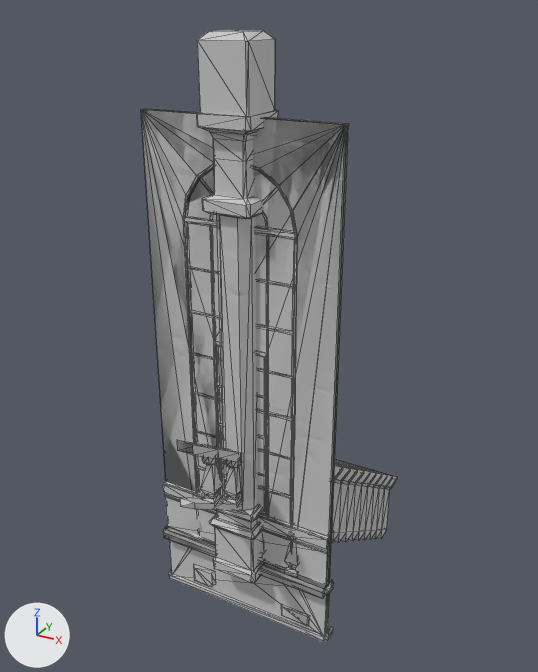
An edit to the FBX model Assets/Resources/CreVox/ArtResources/01relic/B02/FBX/B02.FBX, drawn before and after from the same camera.
Before and after are seen from a camera (50 mm lens) standing at (5.06, -8.39, 8.24) and looking at (0.02, 0.79, 3.66). Arrows for +X, +Y and +Z are at lower left; the lights stay in place. Mesh edges are drawn as thin lines on the coarser meshes. Objects named as collision shapes, trigger or cutter boxes, shadow casters or lower levels of detail are left out. Where no turn or scale is listed for an object, it has been applied to the vertices. Vertices at the same position are counted once.

Before the edit, the objects in view are built like this:
```python
me_mesh = bpy.data.meshes.new('Mesh')
me_mesh.from_pydata(...)  # 192 vertices, 370 faces; spans x -0.42..0.42, y -0.42..0.42, z -0.1..8.0
me_mesh.materials.append(mat_b02)  # its picture is missing
me_mesh_018 = bpy.data.meshes.new('Mesh.018')
me_mesh_018.from_pydata(...)  # 687 vertices, 1145 faces; spans x -1.5..1.5, y -0.01..0.05, z -1.0..7.0
me_mesh_018.materials.append(mat_b02)  # its picture is missing
me_mesh_021 = bpy.data.meshes.new('Mesh.021')
me_mesh_021.from_pydata(...)  # 267 vertices, 404 faces; spans x -1.5..1.5, y -0.2..0.08, z -1.0..7.0
# faces by material slot: [372, 32]
me_mesh_021.materials.append(mat_b02)  # its picture is missing
me_mesh_021.materials.append(mat_glass)  # cyan #89caca
ob_b02a_giebwm002 = bpy.data.objects.new('B02a_GiEbWm002', me_mesh_021)
ob_b02a_giebwm002.location = (0.0, 0.0, 0.0)
ob_b02a_giecwm002 = bpy.data.objects.new('B02a_GiEcWm002', me_mesh_018)
ob_b02a_giecwm002.location = (0.0, 0.0, 0.0)
ob_b02a_givcwm001 = bpy.data.objects.new('B02a_GiVcWm001', me_mesh)
ob_b02a_givcwm001.location = (0.0, 0.0, 0.0)
# also in view: 'B02a_GoEbWm001' at (0.0, 0.0, 0.92); 'B02a_GiEcWs001' at (0.0, -0.12, 0.48); 'B02a_GiEcWm001' at (0.0, -0.02, 3.0); 'B02a_GiEpWm001' at (0.0, 0.02, -0.48); 'Cylinder012' at (0.0, -0.9, 2.06)
```
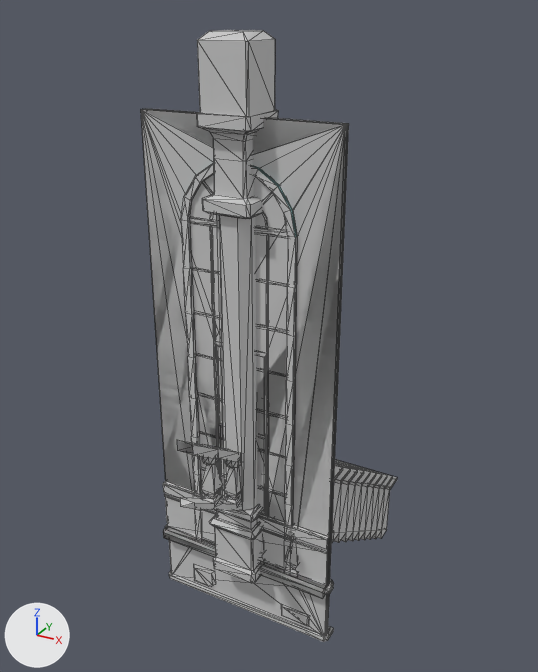
What differs and where, as boxes [x1, y1, x2, y2] in the pictures (538 x 672 px; the box of a moved part takes in the faces that stretch with it):
'B02a_GiEcWm002', reshaped: before [144, 109, 347, 585]; after [141, 109, 347, 583]
part 1 of me_mesh_018, moved or reshaped (not visible before): after [181, 163, 297, 571]
part 2 of me_mesh_018, moved or reshaped: before [145, 109, 347, 584]; after [144, 109, 347, 583]
part 3 of me_mesh_018, rebuilt (not visible before): after [141, 109, 345, 546]
part 4 of me_mesh_021, surface changed: before [141, 109, 349, 580]; after [142, 109, 349, 580]
'B02a_GiEcWm001', unchanged, covered by the edit: before [142, 109, 347, 586]; after [145, 109, 347, 586]
'B02a_GiEbWm001', unchanged, covered by the edit: before [141, 108, 349, 598]; after [143, 108, 349, 598]

What the commit changed:
me_mesh_018 is used by ob_b02a_giecwm002; location (0.0, 0.0, 0.0).
me_mesh_018 had 687 vertices, 1145 faces and spanned x -1.5..1.5, y -0.01..0.05, z -1.0..7.0.
me_mesh_018 now has 109 vertices, 149 faces and spans x -1.5..1.5, y -0.1..0.0, z -1.0..7.0.
me_mesh_018 part 1: the loose piece of 100 vertices spanning x -0.89..0.89, y 0.0..0.05, z 0.0..6.45 is turned -180 degrees about the z axis through its middle, then moved by (0.0, -0.1, 0.0).
me_mesh_018 part 2: the loose piece of 4 vertices spanning x -1.5..1.5, y -0.01, z -1.0..7.0 is moved by (0.0, 0.01, 0.0).
me_mesh_018 part 3: the loose piece of 142 vertices spanning x -0.78..0.78, y 0.0..0.03, z 0.0..6.34 is rebuilt with 5 vertices and now spans x -1.5..1.5, y -0.05, z -1.0..7.0.
me_mesh_018 now uses material mat_b02.
me_mesh_018 now uses material mat_glass (cyan #89caca).
me_mesh_021 is used by ob_b02a_giebwm002; location (0.0, 0.0, 0.0).
me_mesh_021 had 267 vertices, 404 faces and spanned x -1.5..1.5, y -0.2..0.08, z -1.0..7.0.
me_mesh_021 now has 194 vertices, 226 faces and spans x -1.5..1.5, y -0.2..0.08, z -1.0..7.0.
me_mesh_021 part 4: 52 kept faces spanning x -1.5..1.5, y -0.2..0.08, z -1.0..7.0 get new texture (UV) coordinates.
